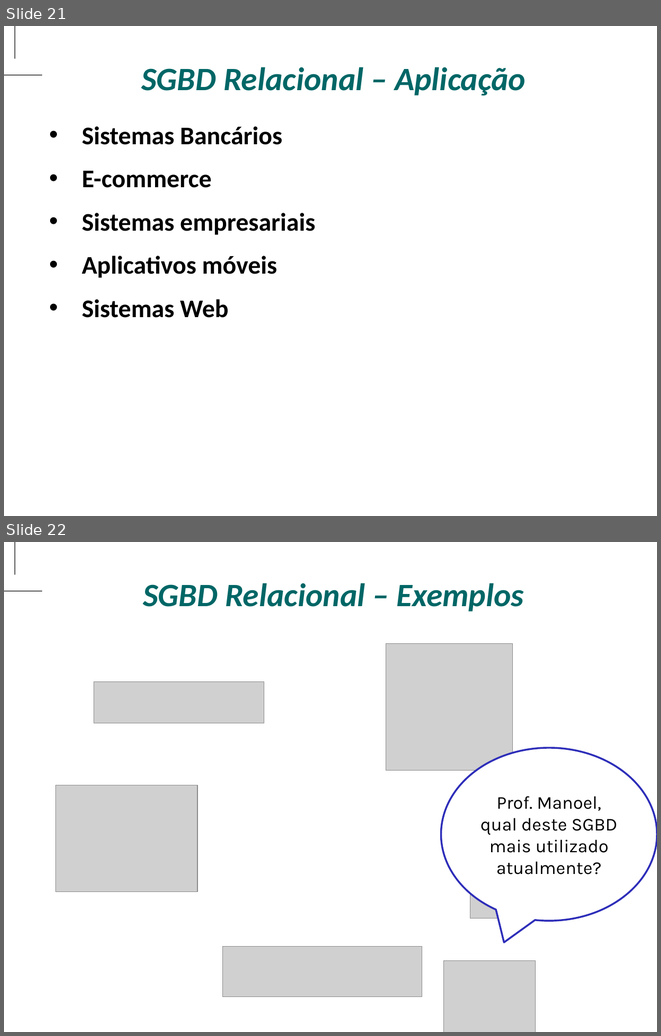
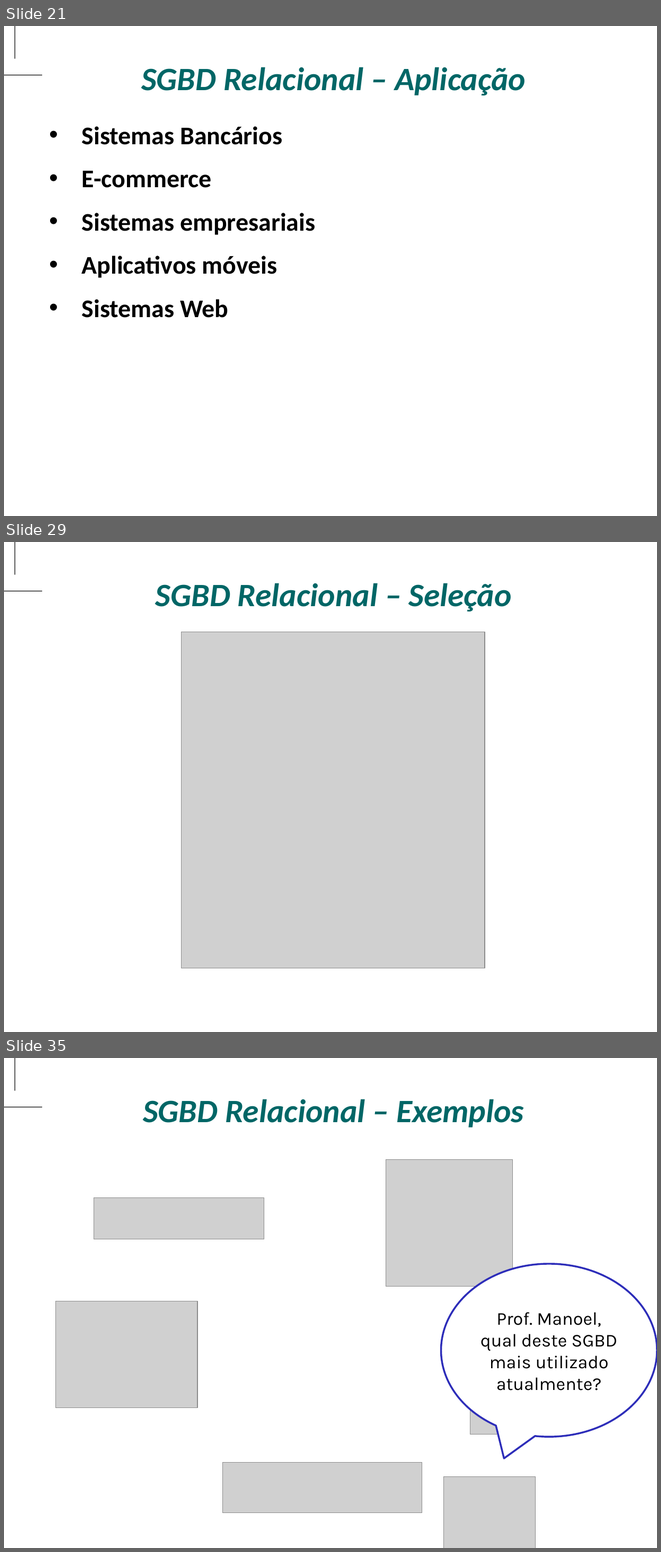
Before and after one commit to antoniomralmeida/bd, a slide deck: BANCO DE DADOS.pptx. Shown one above the other, each under a label of ours: slides 21 and 22 before the commit, slides 21, 29 and 35 after it; the slides between them are not shown. The pictures are 661x1036 and 661x1552 pixels, drawn with LibreOffice and Linux fonts; fonts in the diff are those of the drawing; grey boxes stand for pictures; background and template pictures are left out. Boxes give left, top, right and bottom in pixels: in the first picture for what was removed or moved away, otherwise in the second. Text is boxed around its words. In the diff, an @@ line names an element or a change of style, - is before the commit and + after.

```diff
--- a/BANCO DE DADOS.pptx
+++ b/BANCO DE DADOS.pptx
@@ slide 29 added at (x1=4, y1=542, x2=657, y2=1032), background picture (left out); not listed: 2 template elements that a slide beside it also shows @@
@@ text added at (x1=156, y1=583, x2=512, y2=611), 36 pt, text #006666, bold, italic @@
+SGBD Relacional – Seleção
@@ picture added at (x1=182, y1=632, x2=485, y2=968) @@
@@ what was slide 22 is now slide 35 @@
```
Also in this commit, not shown: 4 slides changed, 12 other slides added.
